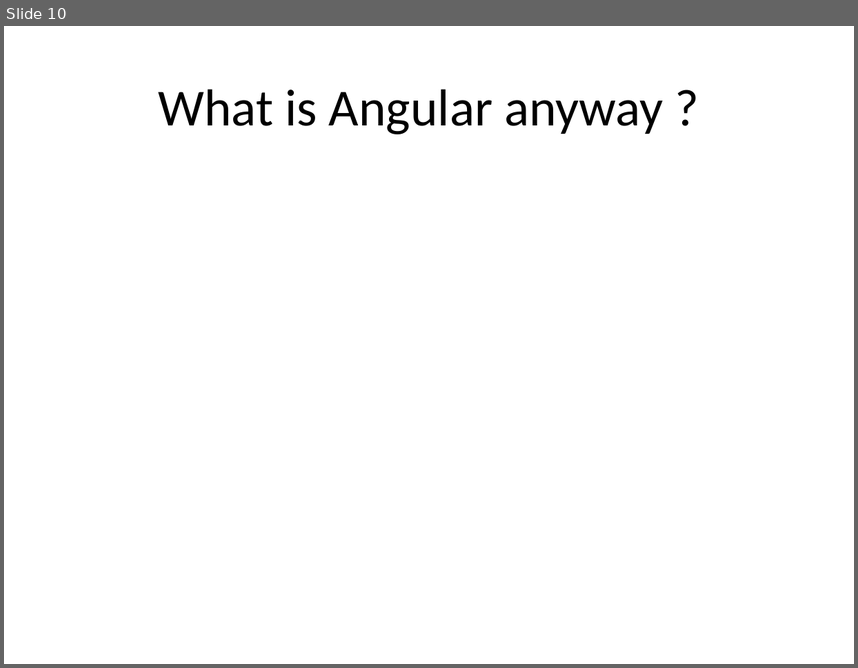
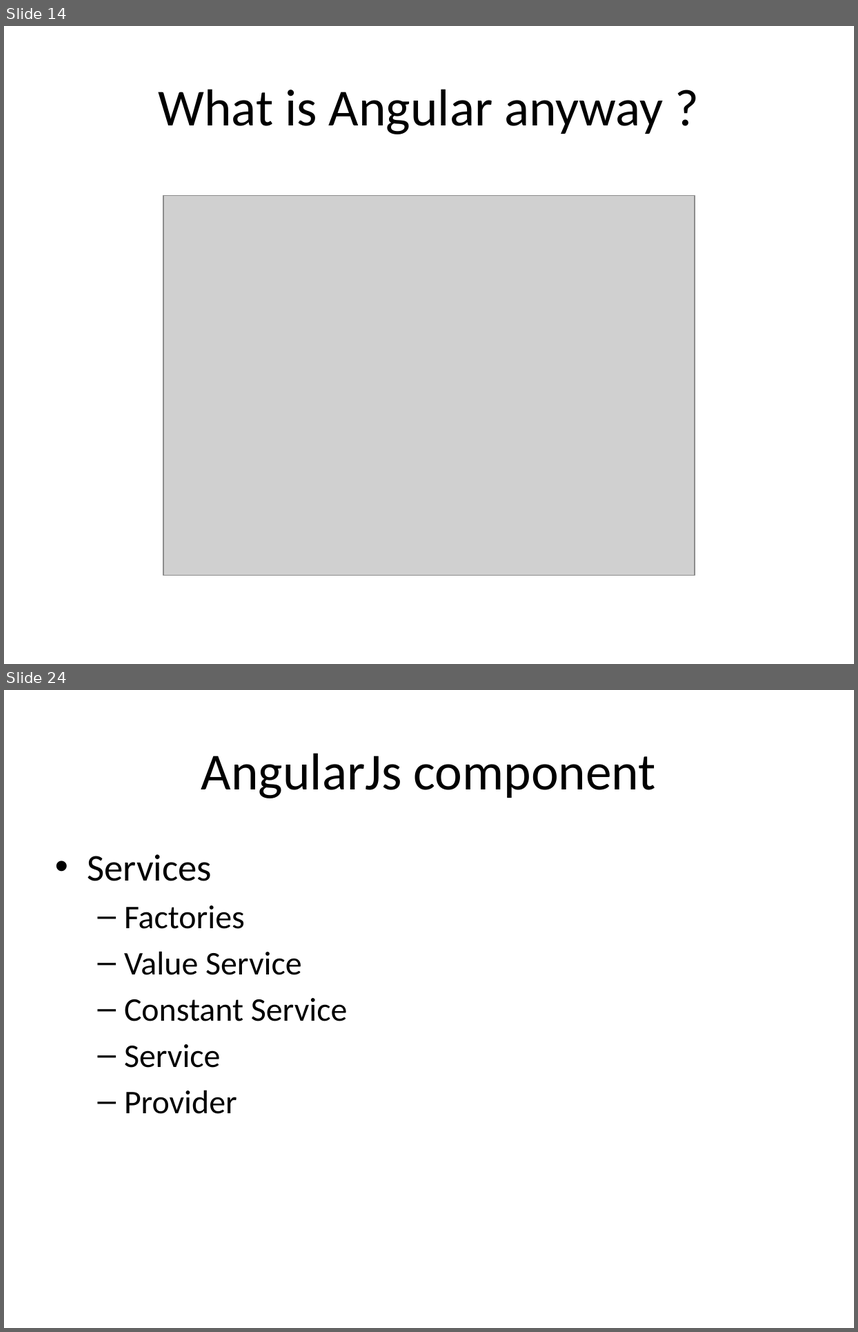
Before and after one commit to tasnim-reza/angularjs-class, a slide deck: class-2-Basic AngularJs/slides/basic angularjs.pptx. Shown one above the other, each under a label of ours: slide 10 before the commit, slides 14 and 24 after it; the slides between them are not shown. The pictures are 858x668 and 858x1332 pixels, drawn with LibreOffice and Linux fonts; fonts in the diff are those of the drawing; grey boxes stand for pictures. Boxes give left, top, right and bottom in pixels: in the first picture for what was removed or moved away, otherwise in the second. Text is boxed around its words. In the diff, an @@ line names an element or a change of style, - is before the commit and + after.

```diff
--- a/class-2-Basic AngularJs/slides/basic angularjs.pptx
+++ b/class-2-Basic AngularJs/slides/basic angularjs.pptx
@@ slide 24 added at (x1=4, y1=690, x2=854, y2=1328), background #FFFFFF @@
@@ title added at (x1=201, y1=753, x2=656, y2=798), 44 pt, text #000000 @@
+AngularJs component
@@ text added at (x1=87, y1=854, x2=347, y2=1114), 28 pt, text #000000 @@
+• Services
+  – Factories
+  – Value Service
+  – Constant Service
+  – Service
+  – Provider
@@ what was slide 10 is now slide 14 @@
@@ slide 14 changed as well @@
@@ picture added at (x1=163, y1=195, x2=694, y2=575) @@
```
Also in this commit, not shown: 26 other slides added, 8 other files.
